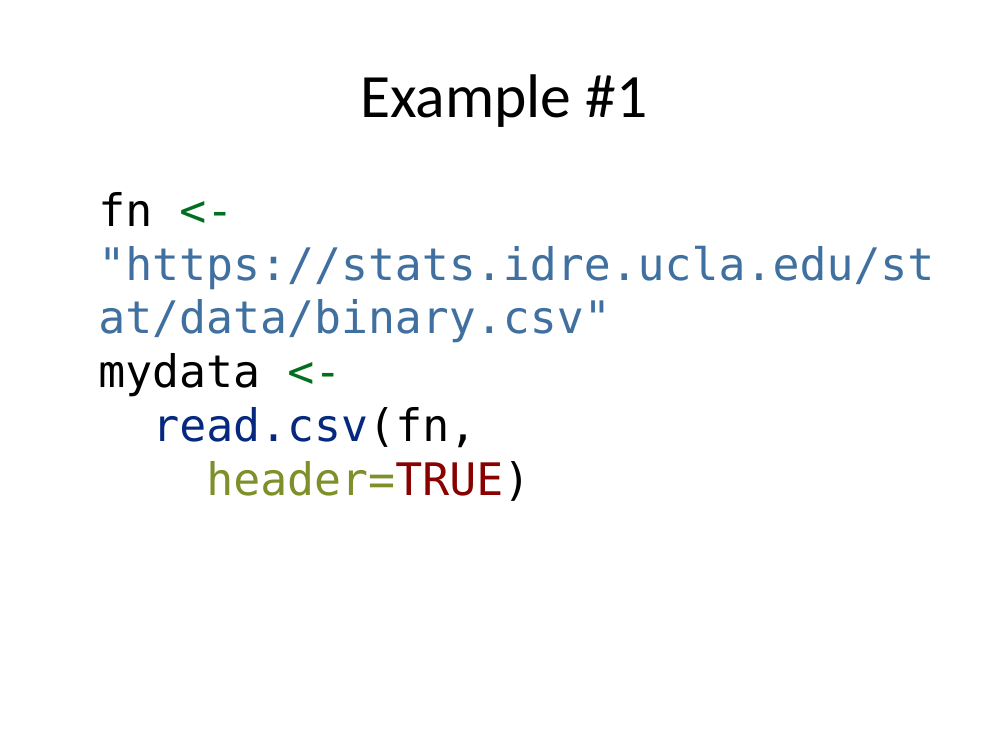
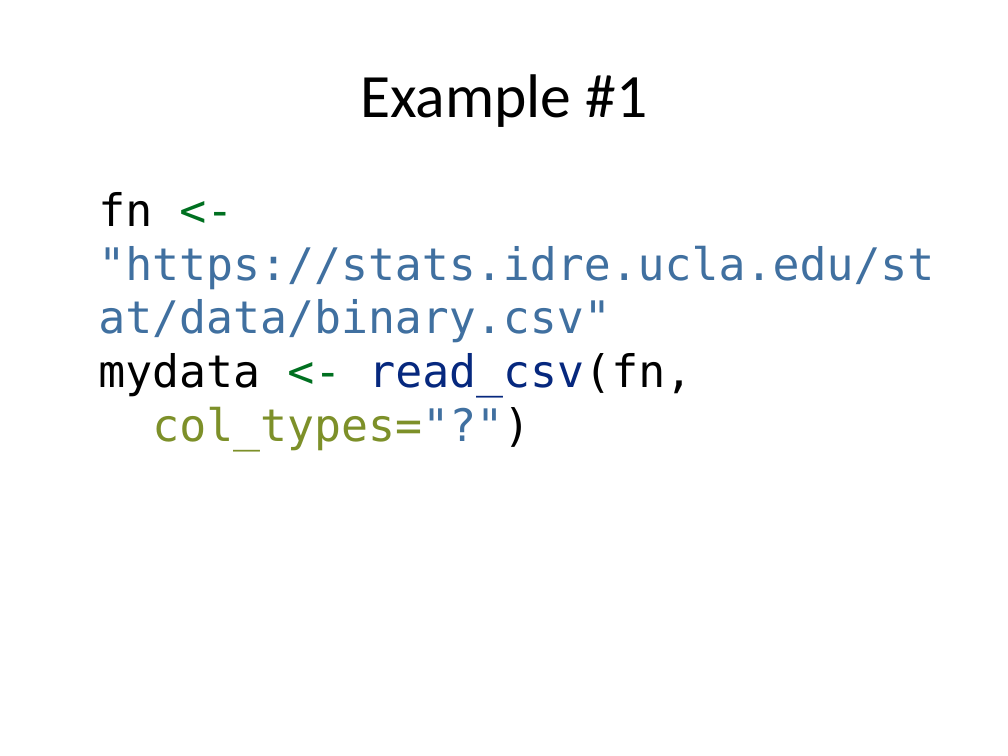
Before and after one commit to pmean/classes, a slide deck: slide 42 of introduction-to-r/src/v03-slides-and-speaker-notes.pptx (slide 41 before the commit). Drawn at 1008x756 pixels with LibreOffice and Linux fonts; fonts in the diff are those of the drawing. Boxes give left, top, right and bottom in pixels: in the first picture for what was removed or moved away, otherwise in the second. Text is boxed around its words. In the diff, an @@ line names an element or a change of style, - is before the commit and + after.

```diff
--- a/introduction-to-r/src/v03-slides-and-speaker-notes.pptx
+++ b/introduction-to-r/src/v03-slides-and-speaker-notes.pptx
@@ text at <box>98,192,934,451</box>: text changed @@
-fn <- "https://stats.idre.ucla.edu/stat/data/binary.csv"
-mydata <-
-read.csv(fn,
-header=TRUE)
+fn <- "https://stats.idre.ucla.edu/stat/data/binary.csv"
+mydata <- read_csv(fn,
+col_types="?")
```
Also in this commit, not shown: 14 other slides changed, 1 slide added, 2 other files.
